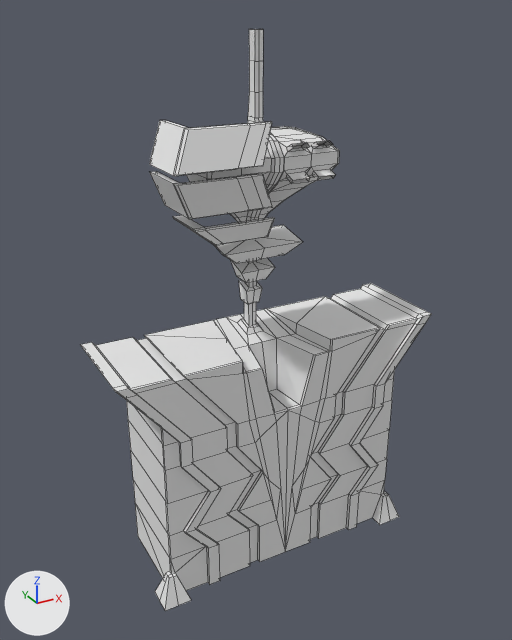
The Blender file Blender Moderls/Level 5 Abandoned station/L5_VendingMachine.blend: old version first, new version second.
The view is the same before and after, from a camera (50 mm lens) standing at (-1.58, -2.8, 2.67) and looking at (-0.05, -0.02, 1.28). The lights are fixed; the arrows at lower left show +X, +Y and +Z. Mesh edges are drawn as thin lines.

Objects in the first picture: 'L5_VendingMachineBase', 'L5_VendingMachineRobot'.
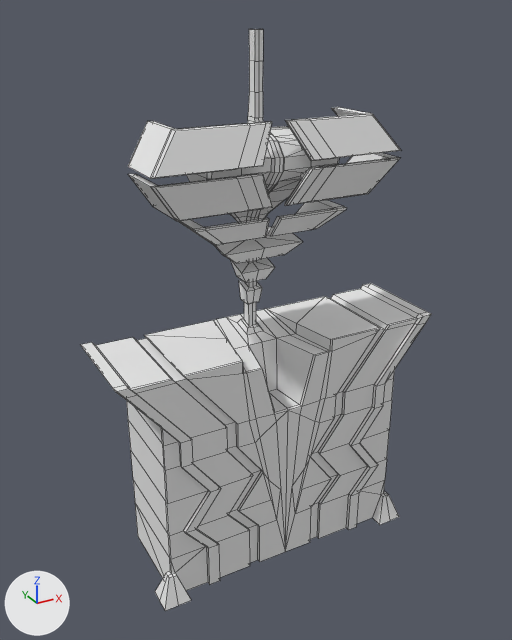
Commit message: vending/logoalpha
Alpha logo game en update van vending machine

Changed parts and their boxes [x1, y1, x2, y2] in the pictures (512 x 640 px):
'L5_VendingMachineRobot', reshaped, modifiers changed (44% wider): before [149, 29, 339, 326]; after [128, 29, 402, 326]
part 1 of me_cube_001, cut back: before [149, 60, 339, 248]; after [128, 107, 402, 244]

What changed in the scene script:
```text
Change me_cube_001:
    used by ob_l5_vendingmachinerobot; location = (0.0, 0.0, 0.6)
    remove me_cube_001.from_pydata(...)  # 466 vertices, 466 faces; spans x -0.521..0.335, y -0.213..0.177, z 0.589..1.989
    add me_cube_001.from_pydata(...)  # 318 vertices, 292 faces; spans x -0.617..0.0, y -0.213..0.177, z 0.589..1.989
    me_cube_001 part 1
    152 vertices are removed from x 0.021..0.335, y -0.156..0.177, z 0.589..1.989
    181 faces are deleted
    16 vertices in x -0.435..-0.401, y -0.149..0.152, z 1.265..1.633 move by (-0.056, 0.0, 0.0)
    14 vertices in x -0.521..-0.483, y -0.213..0.084, z 1.424..1.477 move by (-0.096, 0.0, 0.0)
    8 vertices move from x -0.489..0.0, y -0.101..0.09, z 1.1..1.479 to x -0.584..-0.01, y -0.101..0.09, z 1.1..1.479
    4 vertices are added at (-0.173, -0.037, 1.133), (-0.173, -0.059, 1.17), (-0.01, -0.018, 1.1), (-0.027, -0.078, 1.203)
    7 new faces join them
Change ob_l5_vendingmachinerobot:
    add _m = ob_l5_vendingmachinerobot.modifiers.new('Mirror', 'MIRROR')
```
